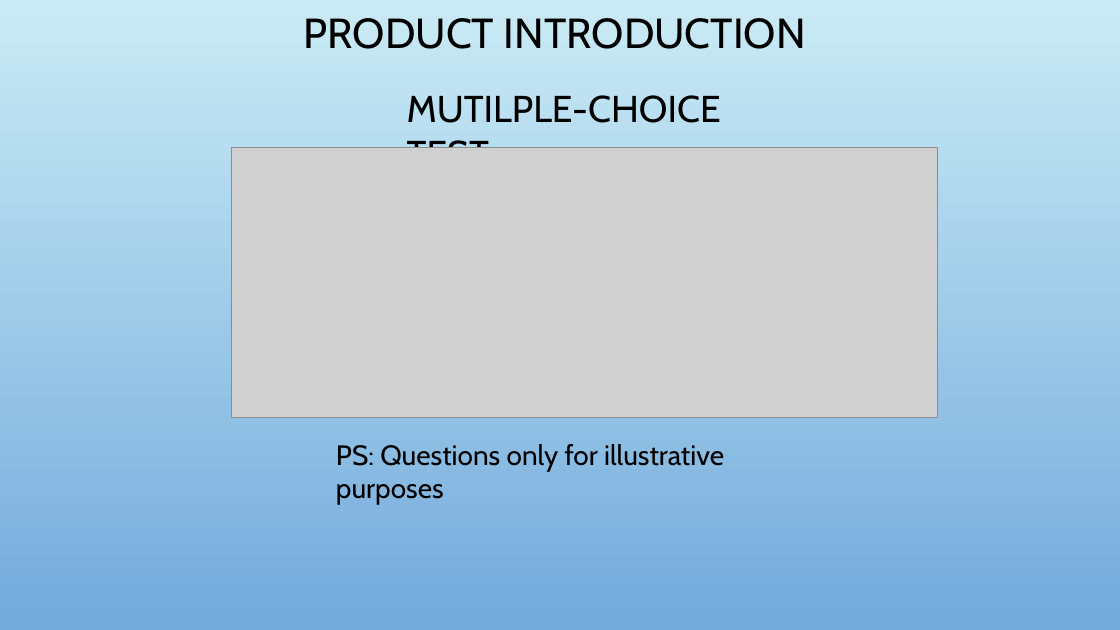
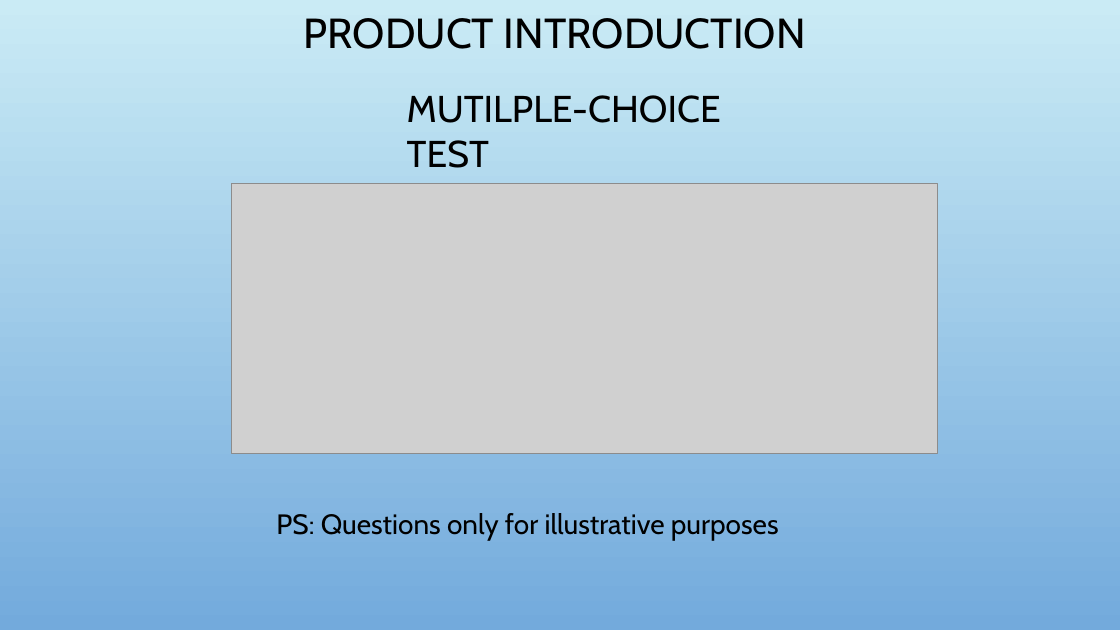
Before and after one commit to nhunght57/EnglishStudy_Web, a slide deck: slide 8 of report/Project Report.pptx. Drawn at 1120x630 pixels with LibreOffice and Linux fonts; fonts in the diff are those of the drawing; grey boxes stand for pictures; background and template pictures are left out. Boxes give left, top, right and bottom in pixels: in the first picture for what was removed or moved away, otherwise in the second. Text is boxed around its words. In the diff, an @@ line names an element or a change of style, - is before the commit and + after.

Commit message:
Edit presentation: Refer to PDF instead of PNG image

```diff
--- a/report/Project Report.pptx
+++ b/report/Project Report.pptx
@@ picture: place and size @@
-picture at (231, 148, 938, 418)
+picture at (231, 184, 938, 454)
@@ text "PS: Questions only for illustrative ..." rewrapped from (336, 444, 724, 505) to (276, 513, 779, 540) @@
```
Also in this commit, not shown: 3 other slides changed, 2 other files.
